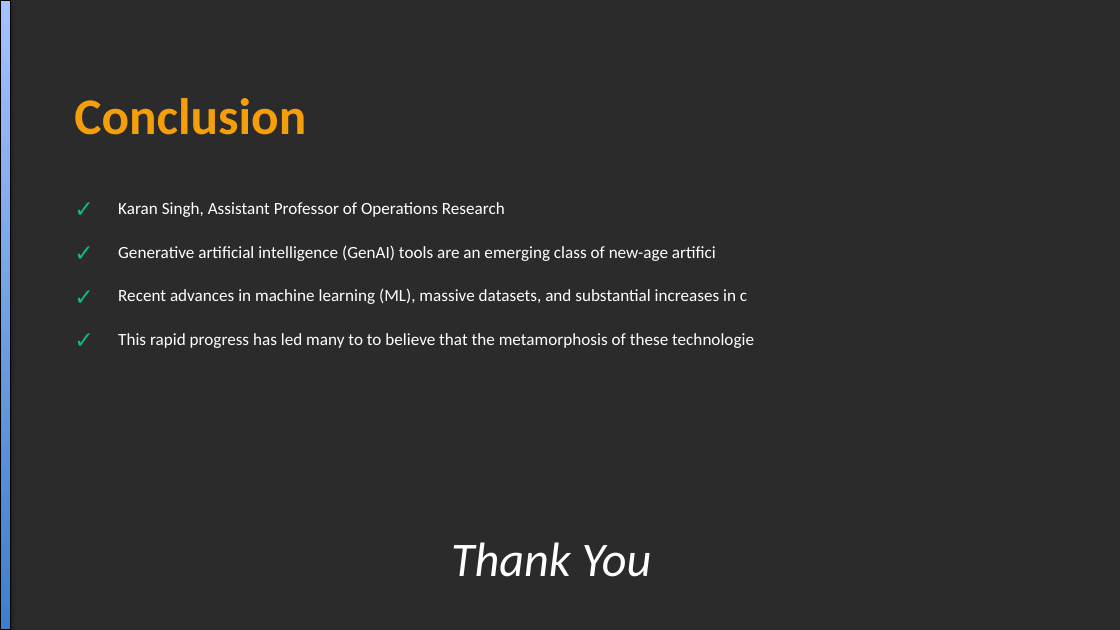
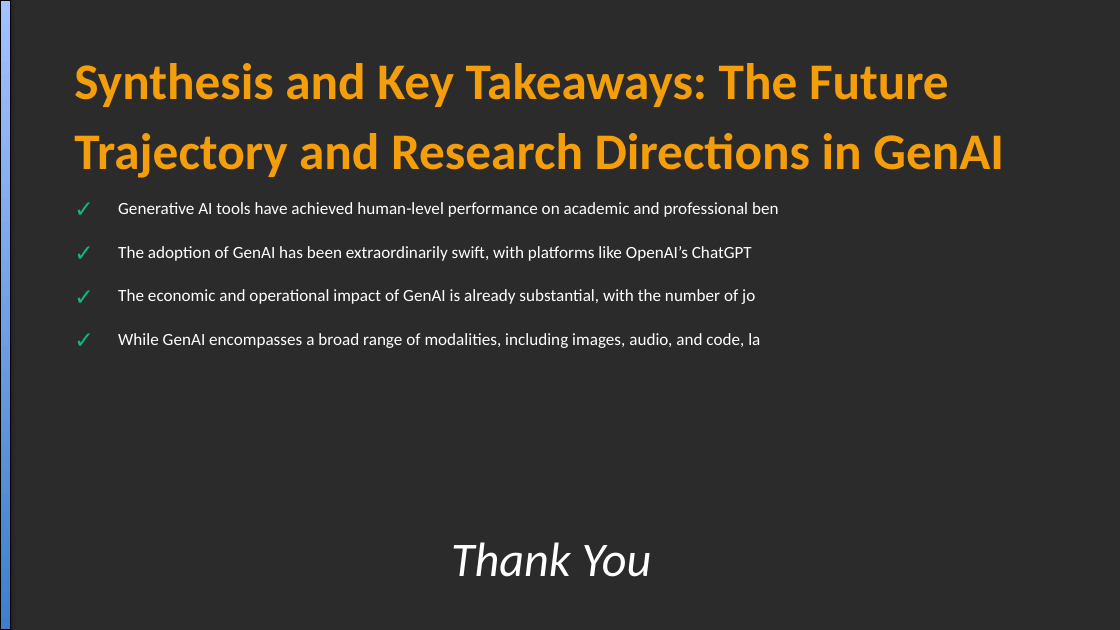
Before and after one commit to MahmoudAlyosify/Automated-Multimodal-Agent-PDF-to-Narrated-PowerPoint, a slide deck: slide 13 of Agentic Systems/6- PPTX Builder Agent/lecture.pptx. Drawn at 1120x630 pixels with LibreOffice and Linux fonts; fonts in the diff are those of the drawing; background and template pictures are left out; a plain dark background stands for a picture behind light text. Boxes give left, top, right and bottom in pixels: in the first picture for what was removed or moved away, otherwise in the second. Text is boxed around its words. In the diff, an @@ line names an element or a change of style, - is before the commit and + after.

Commit message:
add audio to ppt

```diff
--- a/Agentic Systems/6- PPTX Builder Agent/lecture.pptx
+++ b/Agentic Systems/6- PPTX Builder Agent/lecture.pptx
@@ text at [74, 63, 1004, 178]: text changed @@
-Conclusion
+Synthesis and Key Takeaways: The Future Trajectory and Research Directions in GenAI
@@ text at [118, 202, 779, 217]: text changed @@
-Karan Singh, Assistant Professor of Operations Research
+Generative AI tools have achieved human-level performance on academic and professional ben
@@ text at [118, 246, 752, 261]: text changed @@
-Generative artificial intelligence (GenAI) tools are an emerging class of new-age artifici
+The adoption of GenAI has been extraordinarily swift, with platforms like OpenAI’s ChatGPT
@@ text at [118, 289, 755, 304]: text changed @@
-Recent advances in machine learning (ML), massive datasets, and substantial increases in c
+The economic and operational impact of GenAI is already substantial, with the number of jo
@@ text at [118, 333, 760, 348]: text changed @@
-This rapid progress has led many to to believe that the metamorphosis of these technologie
+While GenAI encompasses a broad range of modalities, including images, audio, and code, la
```
Also in this commit, not shown: 7 other slides changed, 5 slides added, 5 slides removed, 14 other files.
